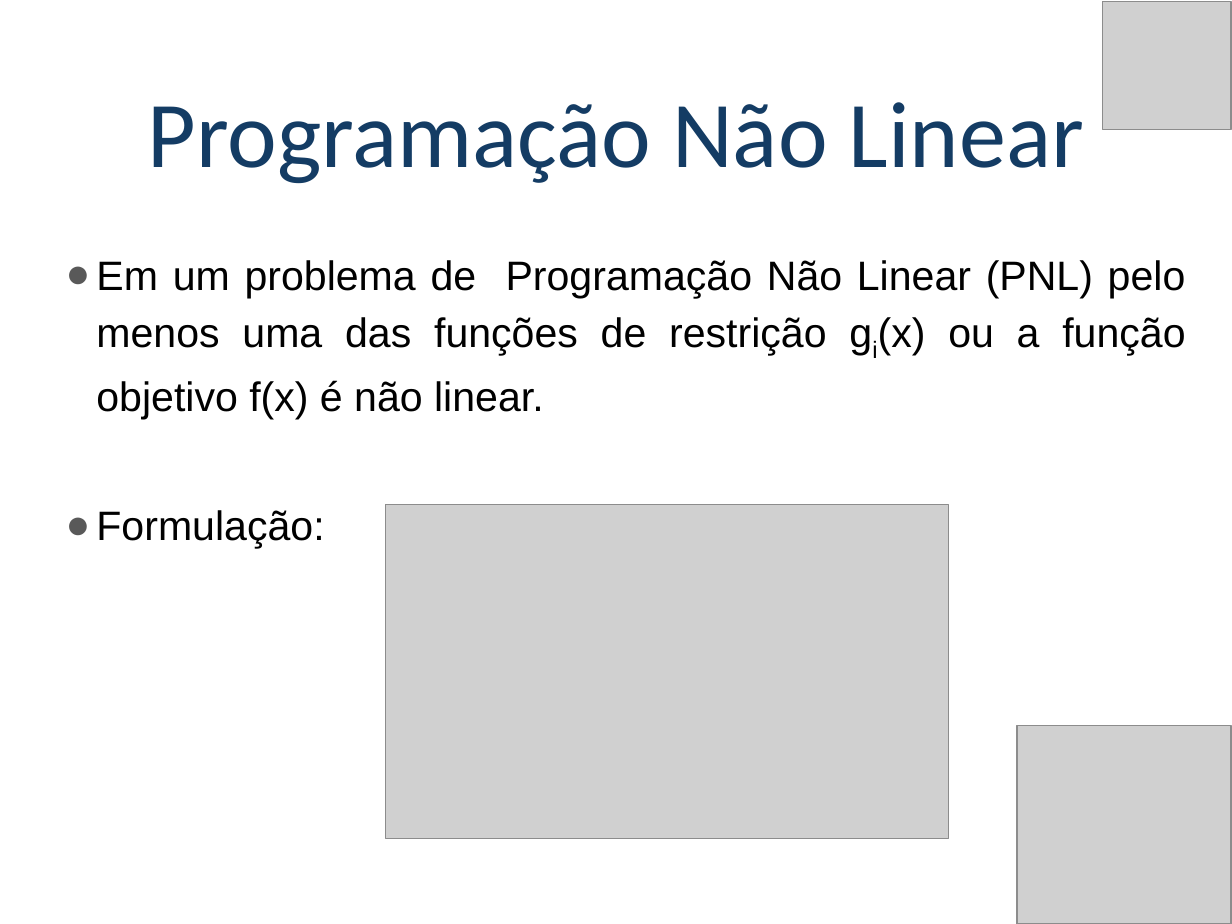
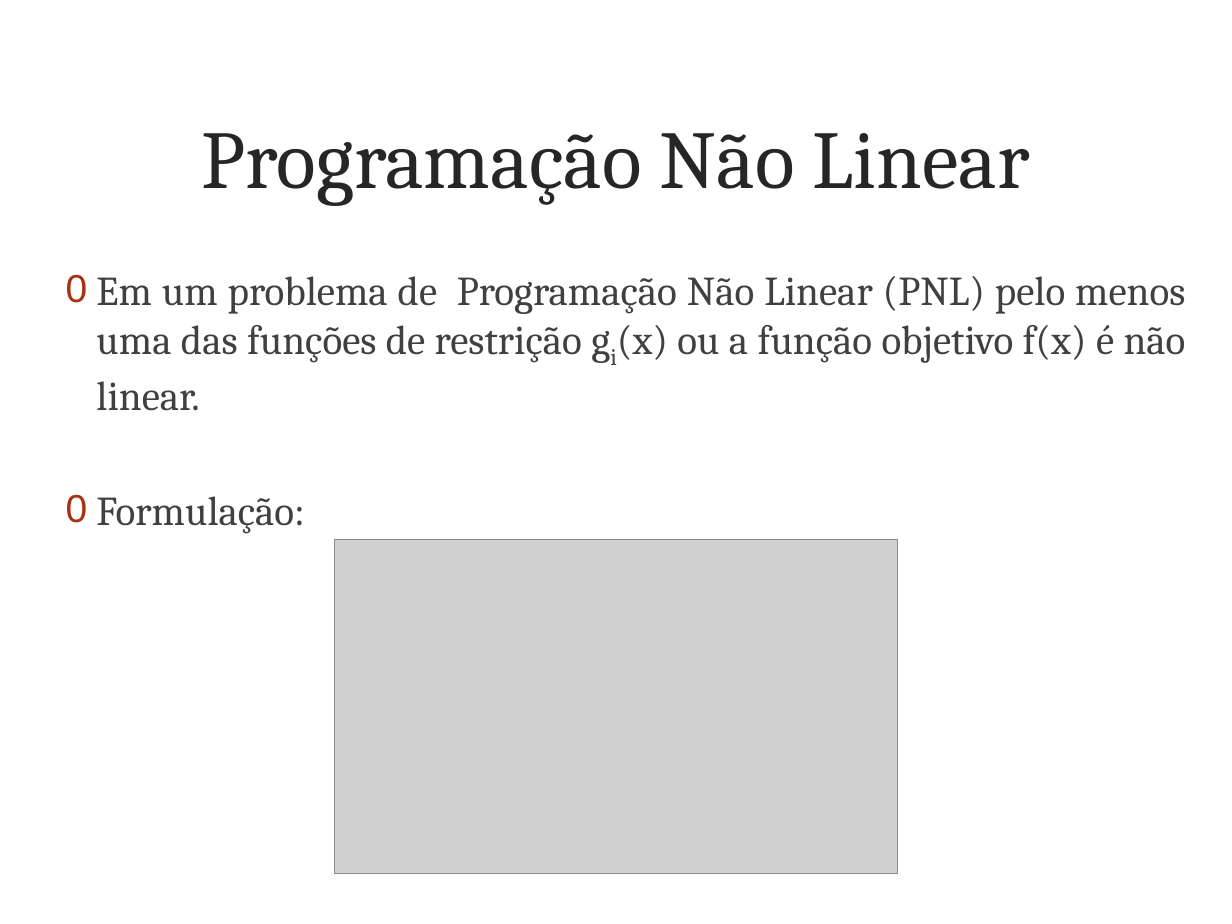
Before and after one commit to poparatodos/Pesquisa-Operacional-Para-Todos, a slide deck: slide 2 of assets/slides/po2/Programação Não Linear.pptx. Drawn at 1232x924 pixels with LibreOffice and Linux fonts; fonts in the diff are those of the drawing; grey boxes stand for pictures; background and template pictures are left out. Boxes give left, top, right and bottom in pixels: in the first picture for what was removed or moved away, otherwise in the second. Text is boxed around its words. In the diff, an @@ line names an element or a change of style, - is before the commit and + after.

```diff
--- a/assets/slides/po2/Programação Não Linear.pptx
+++ b/assets/slides/po2/Programação Não Linear.pptx
@@ picture removed at [1103,1,1231,129] @@
@@ title "Programação Não Linear": place and size @@
-title "Programação Não Linear" at [148,102,1084,183]
+title "Programação Não Linear" at [202,133,1030,206]
@@ title "Programação Não Linear" at [202,133,1030,206]: size 55 to 48 pt, font Calibri to Cambria, text colour #143C64 to #262626; line spacing 0.9 to 1; vertical alignment bottom to middle @@
@@ text "Em um problema de Programação ...": place and size @@
-text "Em um problema de Programação ..." at [96,260,1186,549]
+text "Em um problema de Programação ..." at [96,276,1186,534]
@@ text "Em um problema de Programação ..." at [96,276,1186,534]: font Arial to Cambria, text colour #000000 to #404040; bullet ● to 0; line spacing 1.15 to 1; more space between paragraphs; bullet colour #595959 to #A63212; less space between paragraphs @@
@@ picture: place and size @@
-picture at [386,505,949,839]
+picture at [335,540,898,873]
@@ picture removed at [1016,726,1231,924] @@
```
Also in this commit, not shown: 31 other slides changed, 11 other files.
